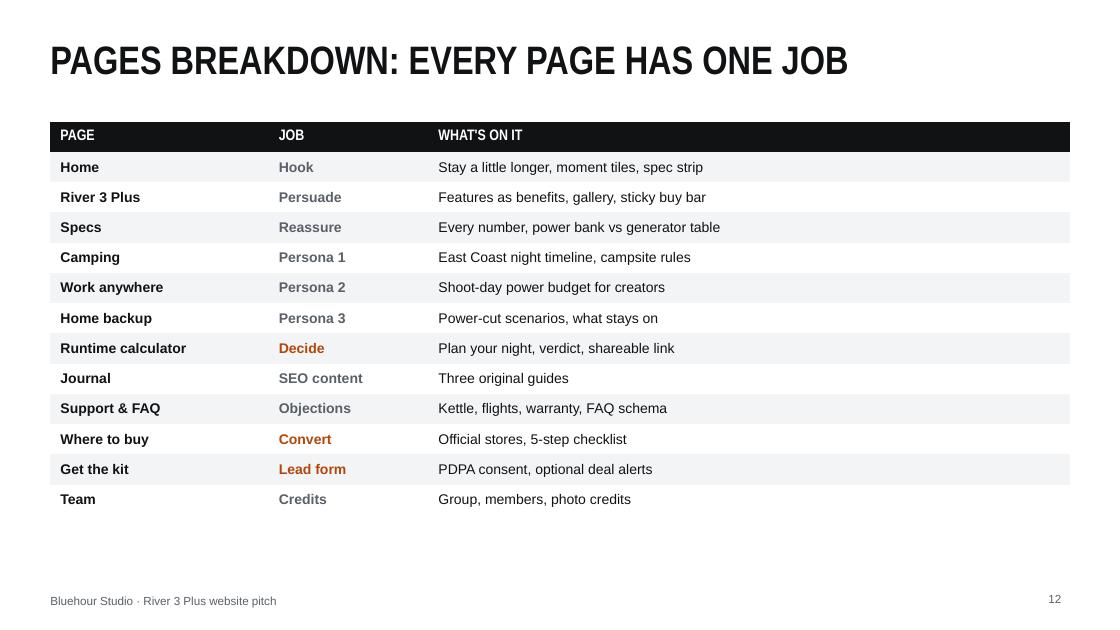
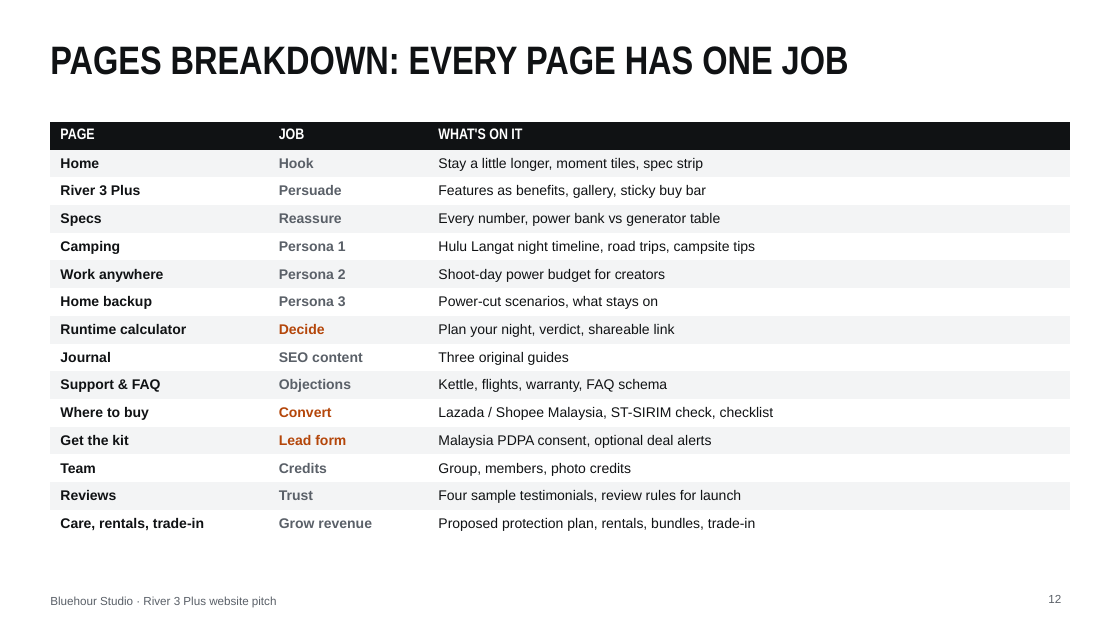
Before and after one commit to thecpinsiders/CS2024-Project-Website, a slide deck: slide 12 of Bluehour-Pitch-Deck.pptx. Drawn at 1120x630 pixels with LibreOffice and Linux fonts; fonts in the diff are those of the drawing. Boxes give left, top, right and bottom in pixels: in the first picture for what was removed or moved away, otherwise in the second. Text is boxed around its words. In the diff, an @@ line names an element or a change of style, - is before the commit and + after.

```diff
--- a/Bluehour-Pitch-Deck.pptx
+++ b/Bluehour-Pitch-Deck.pptx
@@ table at [50, 122, 1070, 538] @@
-row 5, column 3: East Coast night timeline, campsite rules
+row 5, column 3: Hulu Langat night timeline, road trips, campsite tips
-row 11, column 3: Official stores, 5-step checklist
+row 11, column 3: Lazada / Shopee Malaysia, ST-SIRIM check, checklist
-row 12, column 3: PDPA consent, optional deal alerts
+row 12, column 3: Malaysia PDPA consent, optional deal alerts
+row 14: Reviews | Trust | Four sample testimonials, review rules for launch
+row 15: Care, rentals, trade-in | Grow revenue | Proposed protection plan, rentals, bundles, trade-in
```
Also in this commit, not shown: 9 other slides changed, 1 slide added, 23 other files.
